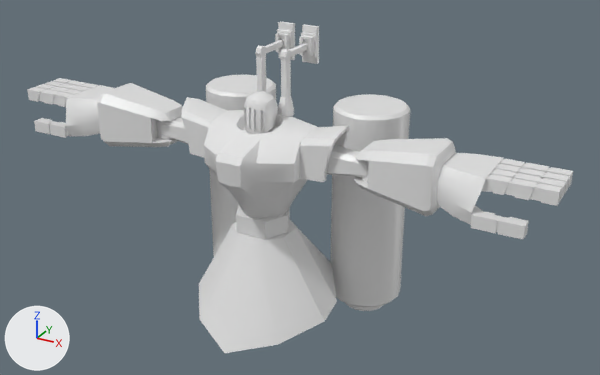
The Blender file Game/Assets/SAGYO/boss/sp/sp.blend, before and after one commit.
The view is the same before and after, from a camera (50 mm lens) standing at (30.9, -49.7, 40.0) and looking at (1.9, 3.0, 13.7). Lighting does not change. The marker at lower left points along +X, +Y and +Z.

Objects in the first picture: 'm_arm1', 'm_arm2', 'm_arm2_joint', 'm_body', 'm_body_joint', 'm_bombe', 'm_hand', 'm_head', 'm_jet_joint', 'm_jetarm1', 'm_jetarm2', 'm_jetarm_shoulder_joint', 'm_shoulder', 'm_skirt'.
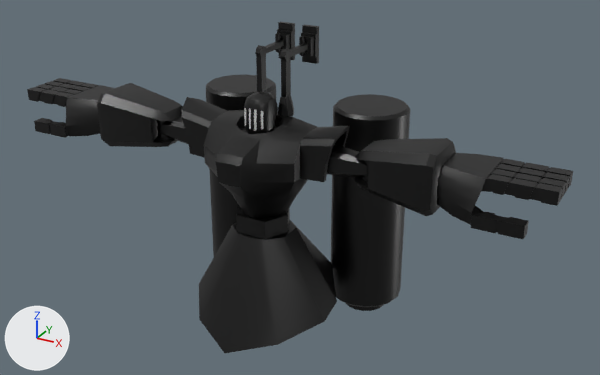
Changed parts and their boxes [x1, y1, x2, y2] in the pictures (600 x 375 px):
'm_bombe', surface changed (grey to black)
    both: [206, 74, 410, 311]
'm_skirt', surface changed (white to black)
    both: [199, 220, 337, 353]
'm_hand', surface changed (white to black)
    both: [27, 78, 573, 239]
'm_arm2', surface changed (white to black)
    both: [97, 83, 456, 216]
'm_body', surface changed (white to black)
    both: [204, 110, 317, 218]
'm_shoulder', surface changed (white to black)
    both: [182, 97, 350, 182]
'm_arm1', surface changed (grey to black)
    both: [161, 117, 367, 178]
'm_head', surface changed (grey to black)
    both: [244, 91, 278, 134]
'm_jet_joint', surface changed (grey to black)
    both: [275, 22, 319, 64]
'm_body_joint', surface changed (grey to black)
    both: [236, 206, 290, 240]
'm_jetarm1', surface changed (grey to black)
    both: [255, 45, 291, 97]
'm_jetarm_shoulder_joint', surface changed (grey to black)
    both: [264, 91, 294, 117]
'm_jetarm2', surface changed (grey to black)
    both: [265, 40, 308, 57]
'm_arm2_joint', surface changed (grey to black)
    both: [157, 120, 369, 182]

The change, as a diff of the scene's bpy script:
```diff
--- a/Game/Assets/SAGYO/boss/sp/sp.blend.py
+++ b/Game/Assets/SAGYO/boss/sp/sp.blend.py
@@ img_sp_emi @@
+img_sp_emi = load_image('sp_emi', 'tex/sp_emi.png', 256, 256, 'sRGB')
@@ mat_material @@
 mat_material = principled_material('Material')
-mat_material.base_color = (0.8, 0.8, 0.8)  # white #e7e7e7
+mat_material.texture = img_sp_emi
 mat_material.roughness = 0.4
```
